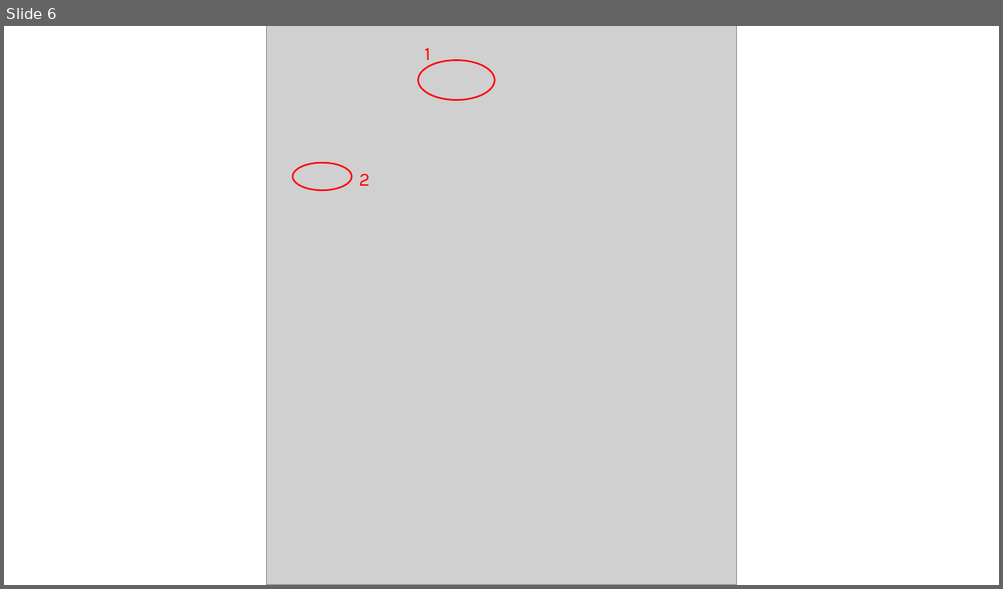
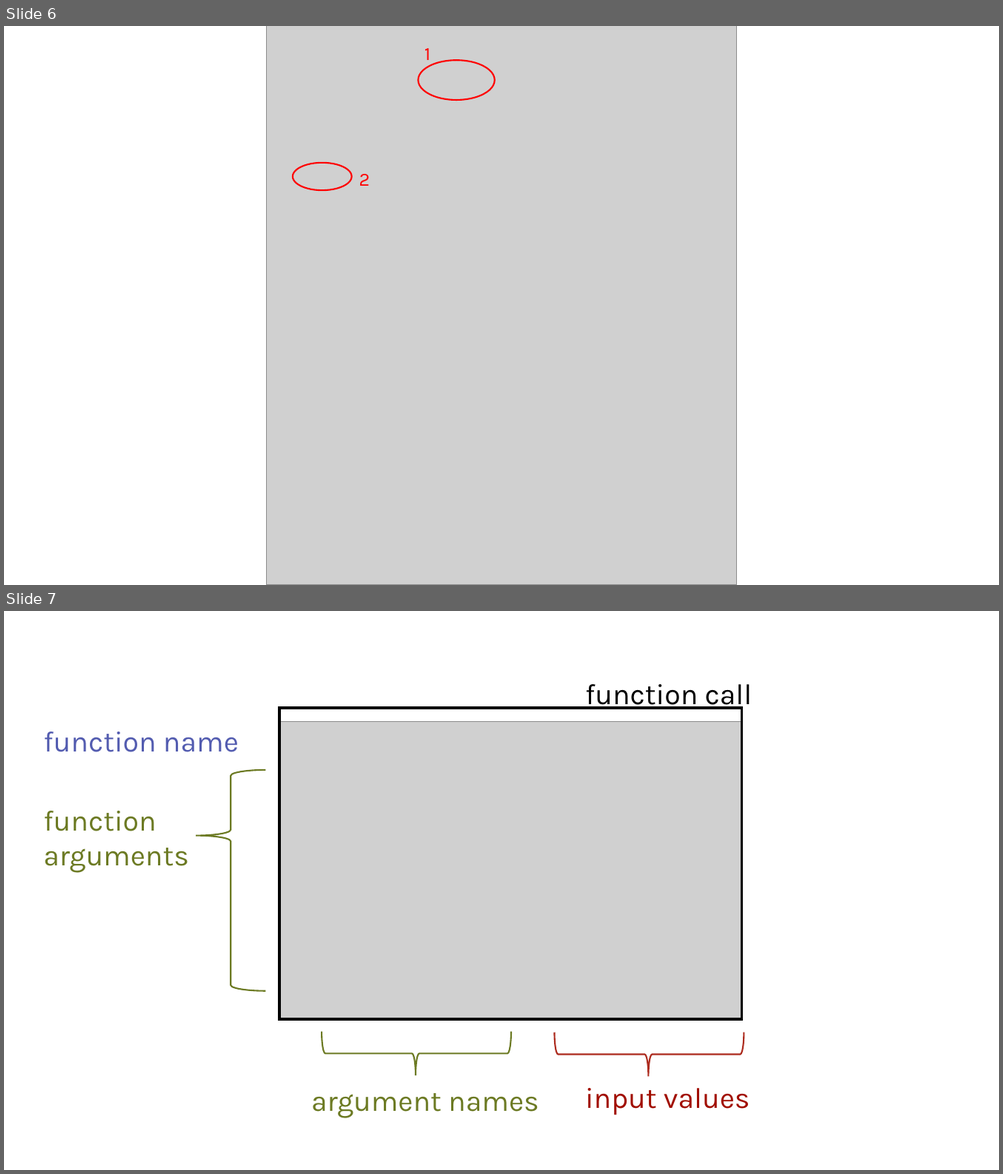
Before and after one commit to SwissTPH/healthiar, a slide deck: r_package/testing/Workshops_and_demos/WS_WP5/images/images_for_presentation.pptx. Shown one above the other, each under a label of ours: slide 6 before the commit, slides 6 and 7 after it. The pictures are 1003x589 and 1003x1174 pixels, drawn with LibreOffice and Linux fonts; fonts in the diff are those of the drawing; grey boxes stand for pictures. Boxes give left, top, right and bottom in pixels: in the first picture for what was removed or moved away, otherwise in the second. Text is boxed around its words. In the diff, an @@ line names an element or a change of style, - is before the commit and + after.

```diff
--- a/r_package/testing/Workshops_and_demos/WS_WP5/images/images_for_presentation.pptx
+++ b/r_package/testing/Workshops_and_demos/WS_WP5/images/images_for_presentation.pptx
@@ slide 7 added at (4,611,999,1170), background #FFFFFF @@
@@ text added at (585,684,752,712), 28 pt, text #000000 @@
+function call
@@ rectangle added at (279,708,742,1020), outline #000000 2.5 pt @@
@@ text added at (43,732,239,752), 28 pt, text #535CB0 @@
+function name
@@ picture added at (279,722,742,1020) @@
@@ left brace added at (196,770,266,991), outline #6C7A23 1.5 pt @@
@@ text added at (43,811,189,873), 28 pt, text #6C7A23 @@
+function
+arguments
@@ left brace added at (321,1032,511,1076), outline #6C7A23 1.5 pt @@
@@ left brace added at (555,1033,744,1077), outline #AD2C1F 1.5 pt @@
@@ text added at (311,1093,538,1119), 28 pt, text #6C7A23 @@
+argument names
@@ text added at (585,1088,750,1116), 28 pt, text #A10E00 @@
+input values
```
Also in this commit, not shown: 2 other slides added, 13 other files.
